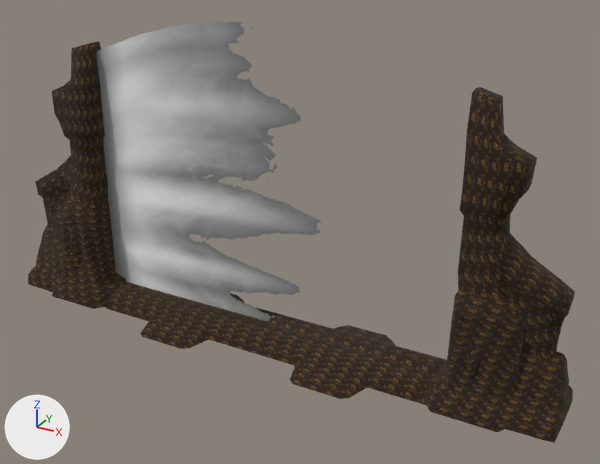
An edit to the glTF model 3d/passe-alterac/models/storm_building_wcav_alliance_gate.glb, drawn before and after from the same camera.
The view is the same before and after, from a camera (50 mm lens) standing at (4.68, -7.67, 5.35) and looking at (0.46, 0.01, 1.51). Every picture has the same lights, and +X, +Y and +Z are marked at lower left. The older version comes first. Vertices at exactly the same position are counted once.
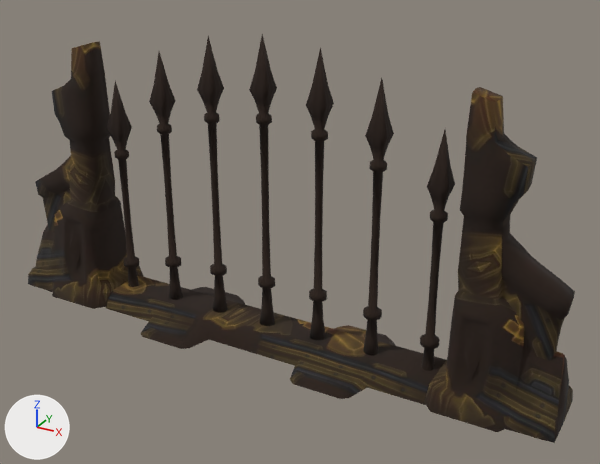
Boxes (x1, y1, x2, y2) around the edits, measured in the pictures (600 x 464 px):
```json
{"object": "Mesh_0", "change": "surface changed, reshaped", "before": [28, 21, 575, 443], "after": [28, 34, 575, 443]}
{"part": 1, "of": "me_mesh_0", "change": "deleted", "before": [96, 21, 321, 321]}
{"part": 2, "of": "me_mesh_0", "change": "surface changed", "before": [28, 41, 575, 443], "after": [28, 34, 575, 443]}
```

Edits to the scene script, one JSON object a line:
```json
{"op": "remove", "block": "mat_material_0", "code": "n2 = _N.new('ShaderNodeMath'); n2.name = 'Math'"}
{"op": "remove", "block": "mat_material_0", "code": "n2.operation = 'SUBTRACT'"}
{"op": "remove", "block": "mat_material_0", "code": "n2.inputs[0].default_value = 1.0  # 'Value'"}
{"op": "remove", "block": "mat_material_0", "code": "n3 = _N.new('ShaderNodeMath'); n3.name = 'Math.001'"}
{"op": "remove", "block": "mat_material_0", "code": "n3.operation = 'LESS_THAN'"}
{"op": "remove", "block": "mat_material_0", "code": "n3.inputs[1].default_value = 0.4  # 'Value'"}
{"block": "mat_material_0", "where": "n4 = _N.new('ShaderNodeTexImage'); n4.name = 'Image Texture'"}
{"op": "set", "path": "n4.image", "old": "img_grad_ripfield1_png", "new": "img_storm_building_wcav_alliance_gate_diff_jpg"}
{"block": "mat_material_0", "where": "n0 = _N.new('ShaderNodeBsdfPrincipled'); n0.name = 'Principled BSDF'"}
{"op": "remove", "block": "mat_material_0", "code": "_L.new(n2.outputs[0], n0.inputs[4])  # 'Value' to 'Alpha'"}
{"op": "remove", "block": "mat_material_0", "code": "_L.new(n3.outputs[0], n2.inputs[1])  # 'Value' to 'Value'"}
{"op": "remove", "block": "mat_material_0", "code": "_L.new(n4.outputs[1], n3.inputs[0])  # 'Alpha' to 'Value'"}
{"block": "me_mesh_0", "where": "# used by ob_mesh_0; location = (0.0, 0.0, 0.0)"}
{"op": "remove", "block": "me_mesh_0", "code": "me_mesh_0.from_pydata(...)  # 2190 vertices, 4210 faces; spans x -3.64..3.64, y -0.76..0.65, z -0.05..3.83"}
{"op": "add", "block": "me_mesh_0", "code": "me_mesh_0.from_pydata(...)  # 2069 vertices, 4010 faces; spans x -3.64..3.64, y -0.76..0.65, z -0.05..3.73"}
{"block": "me_mesh_0", "change": "me_mesh_0 part 1: the loose piece of 121 vertices spanning x -2.77..2.77, y 0.04, z -0.04..3.83 is deleted"}
{"block": "me_mesh_0", "change": "me_mesh_0 part 2: 4010 kept faces spanning x -3.64..3.64, y -0.76..0.65, z -0.05..3.73 get new texture (UV) coordinates"}
{"op": "remove", "block": "me_mesh_0", "code": "me_mesh_0.materials.append(mat_material_1)  # picture img_storm_building_wcav_alliance_gate_diff_jpg"}
```
